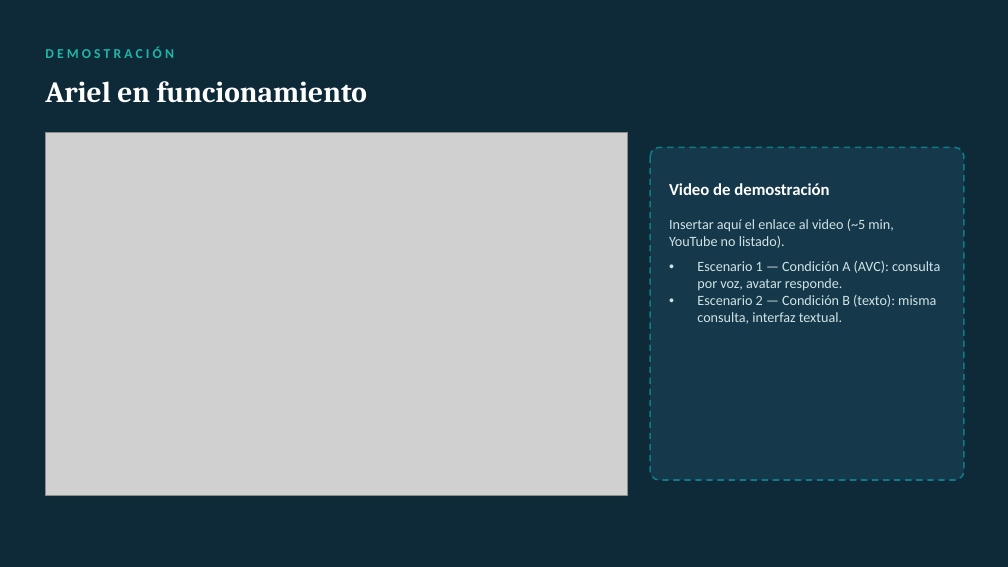
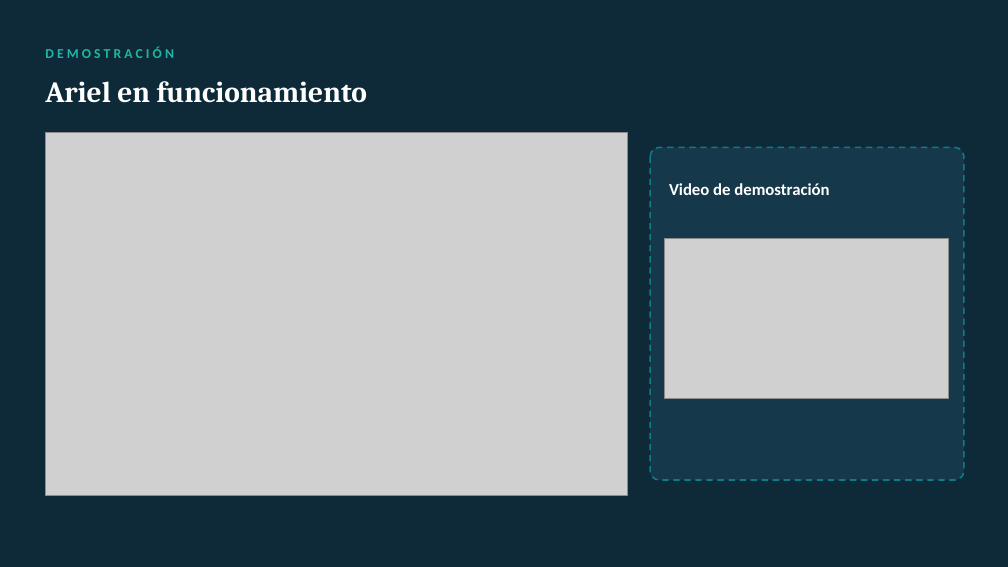
Before and after one commit to marcojimenezgutierrez/archibot, a slide deck: slide 5 of docs/Entregable 3/Ariel_Presentacion.pptx. Drawn at 1008x567 pixels with LibreOffice and Linux fonts; fonts in the diff are those of the drawing; grey boxes stand for pictures. Boxes give left, top, right and bottom in pixels: in the first picture for what was removed or moved away, otherwise in the second. Text is boxed around its words. In the diff, an @@ line names an element or a change of style, - is before the commit and + after.

```diff
--- a/docs/Entregable 3/Ariel_Presentacion.pptx
+++ b/docs/Entregable 3/Ariel_Presentacion.pptx
@@ picture added at bbox=[665, 238, 949, 399] @@
@@ text removed at bbox=[669, 219, 940, 324] @@
-Insertar aquí el enlace al video (~5 min, YouTube no listado).
-• Escenario 1 — Condición A (AVC): consulta por voz, avatar responde.
-• Escenario 2 — Condición B (texto): misma consulta, interfaz textual.
```
Also in this commit, not shown: 1 other slide changed.
